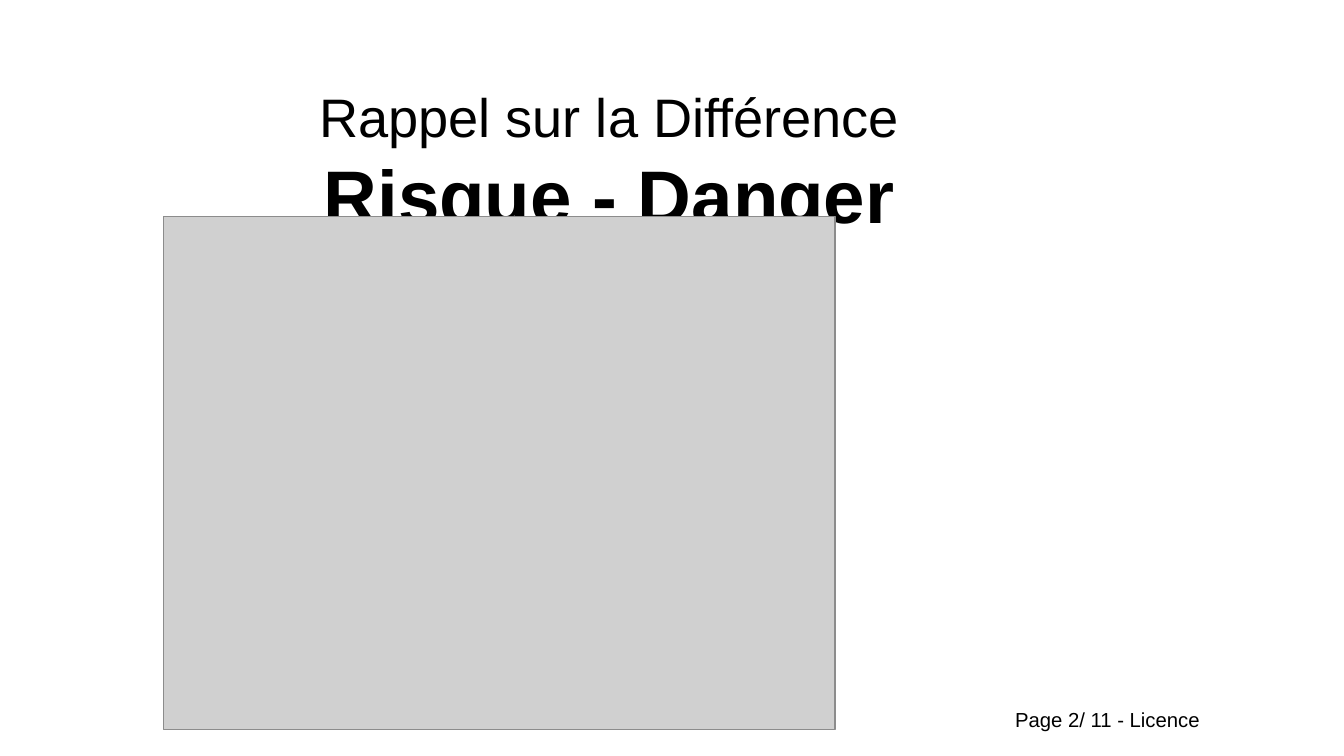
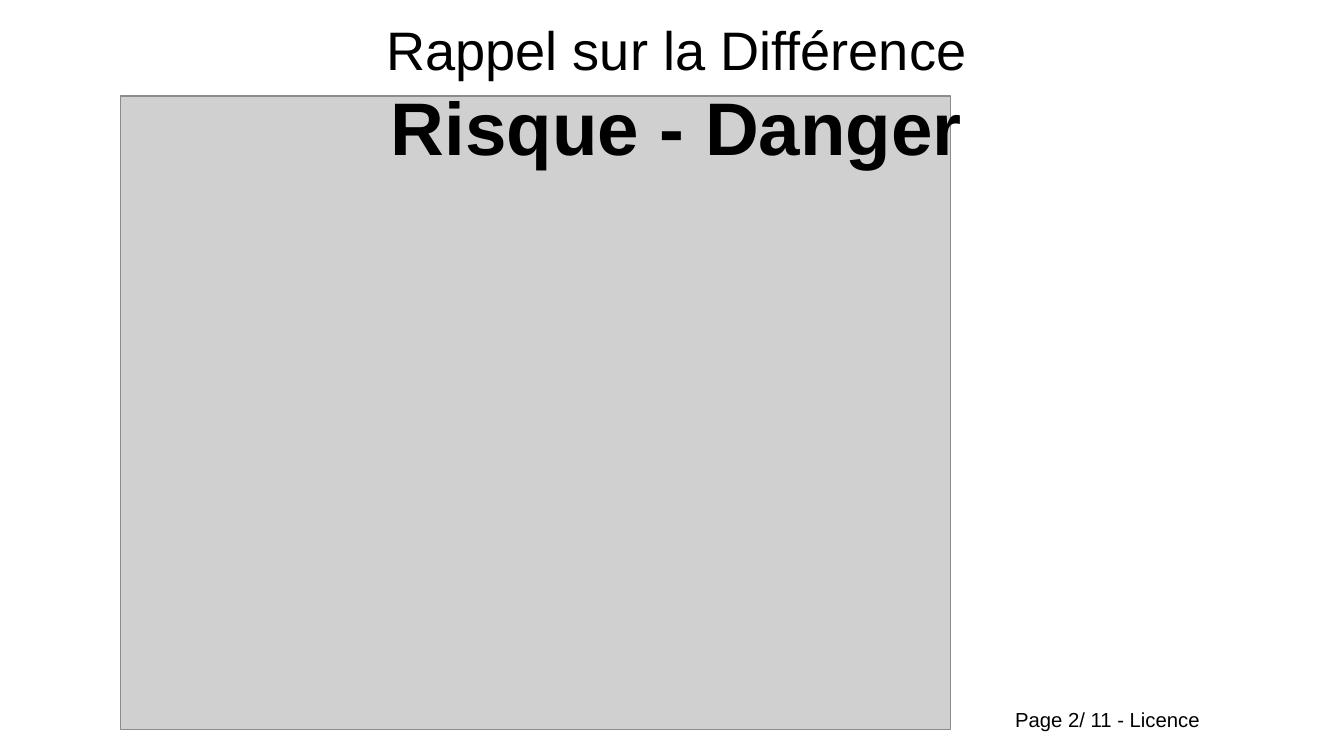
Before and after one commit to Evarisk/bibliotheque-media-risque, a slide deck: slide 2 of causerie/prevention/9_principes_prevention/causerie_9_principes_prevention.odp. Drawn at 1344x756 pixels with LibreOffice and Linux fonts; fonts in the diff are those of the drawing; grey boxes stand for pictures; background and template pictures are left out. Boxes give left, top, right and bottom in pixels: in the first picture for what was removed or moved away, otherwise in the second. Text is boxed around its words. In the diff, an @@ line names an element or a change of style, - is before the commit and + after.

```diff
--- a/causerie/prevention/9_principes_prevention/causerie_9_principes_prevention.odp
+++ b/causerie/prevention/9_principes_prevention/causerie_9_principes_prevention.odp
@@ title "Rappel sur la Différence Risque ...": place and size @@
-title "Rappel sur la Différence Risque ..." at [319, 97, 899, 237]
+title "Rappel sur la Différence Risque ..." at [386, 30, 966, 169]
@@ picture: place and size @@
-picture at [163, 216, 835, 729]
+picture at [121, 96, 950, 731]
```
Also in this commit, not shown: 9 other slides changed, 1 slide added, 1 slide removed.
